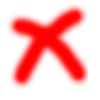
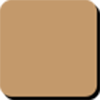
Comparing the layer stacks of the two w=100, h=100 images. Changes:
added layer "题目－方块" above "图层 3" over <box>0,0,100,100</box>
hid "图层 3" over <box>5,4,91,90</box>
